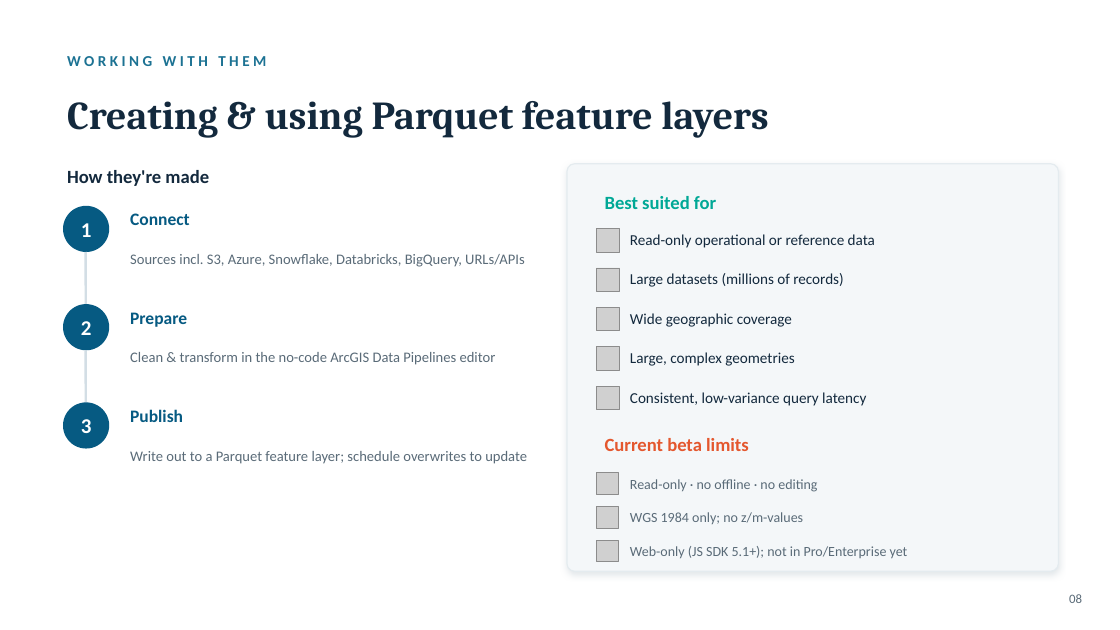
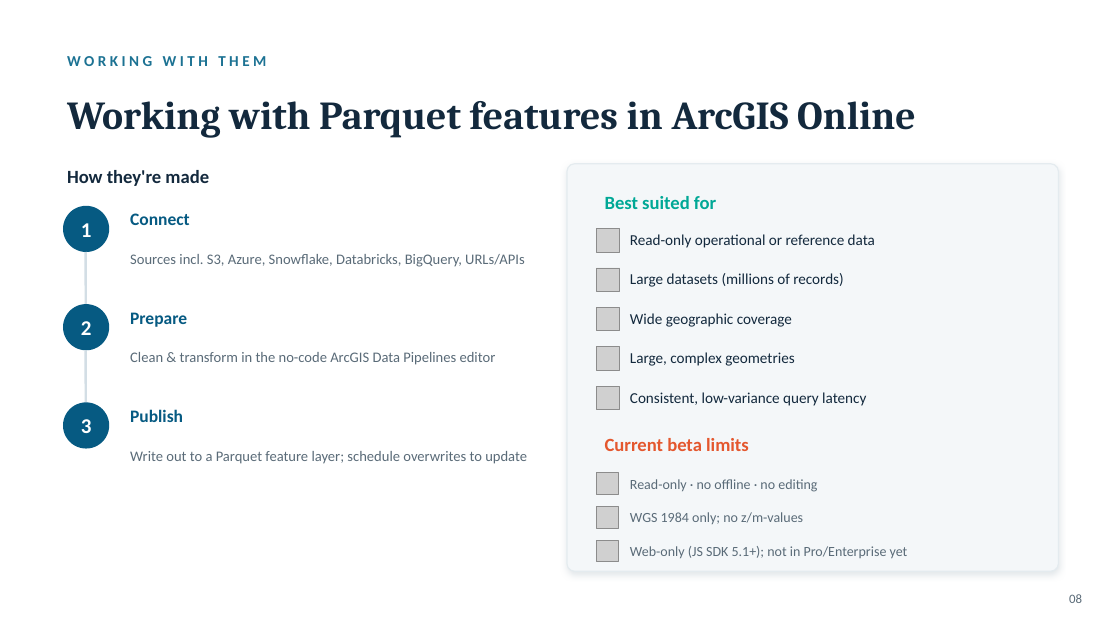
Before and after one commit to USEPA/OSGEO, a slide deck: slide 8 of GeoParquet_Intro.pptx. Drawn at 1120x630 pixels with LibreOffice and Linux fonts; fonts in the diff are those of the drawing; grey boxes stand for pictures. Boxes give left, top, right and bottom in pixels: in the first picture for what was removed or moved away, otherwise in the second. Text is boxed around its words. In the diff, an @@ line names an element or a change of style, - is before the commit and + after.

```diff
--- a/GeoParquet_Intro.pptx
+++ b/GeoParquet_Intro.pptx
@@ text at box(67, 101, 915, 138): text changed @@
-Creating & using Parquet feature layers
+Working with Parquet features in ArcGIS Online
```
Also in this commit, not shown: 1 other slide changed.
